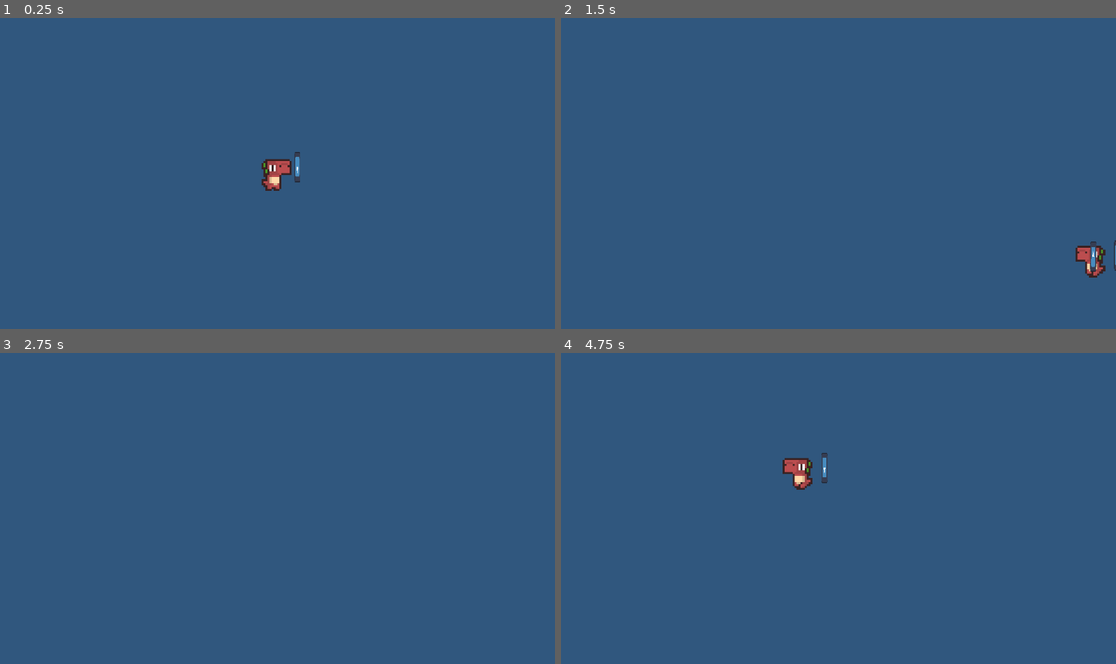
Above: before the commit, frames 1-4 (two rows, left to right).
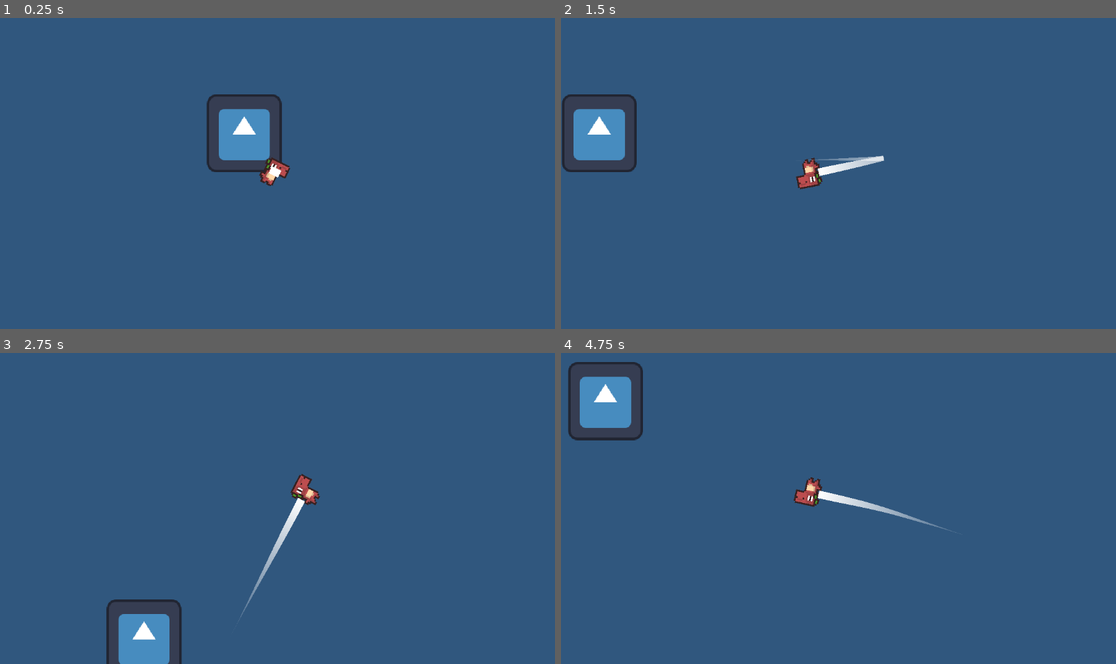
Above: after the commit, the same moments.

Repository: HazarBakir/void_blade
Game: Godot game, scene res://scenes/game_scene.tscn
Two runs of this game, one before a commit and one after it. Both use one fixed random seed, a clock stepped at 60 frames per second and the inputs below. The engine's default icon, where the game draws it, is replaced by a stand-in: a white triangle on a blue panel in a dark square.
Inputs (mouse positions are in pixels of both pictures, inside the frame that each line leads up to):
- Up to frame 1 (0.25 s): no input
- Up to frame 2 (1.5 s): move the mouse to (960, 157) at 0.52 s; hold D (move_right) 0.53-1.28 s; hold J (Attack) 0.53-1.28 s; move the mouse to (727, 189) at 1.27 s; hold Down (move_down) from 1.28 s (still down); tap J (Attack) at 1.35 s
- Up to frame 3 (2.75 s): move the mouse to (333, 440) at 2.02 s; release Down (move_down) at 2.03 s; hold D (move_right) from 2.03 s (still down); hold J (Attack) from 2.03 s (still down)
- Up to frame 4 (4.75 s): move the mouse to (810, 570) at 2.77 s; release D (move_right) at 2.78 s; release J (Attack) at 2.78 s; hold W (move_up) 2.78-3.53 s; tap J (Attack) at 2.85, 4.35 s; move the mouse to (1005, 555) at 3.52 s; hold J (Attack) 3.53-4.28 s; hold A (move_left) from 3.53 s (still down); move the mouse to (672, 461) at 4.27 s

The runs differ from the first frame. In frame 1, 3.7% of the frame differs, in the area x 37-55%, y 24-56%; in frame 2, 4.4%; in frame 3, 3.5%; in frame 4, 4.5%, in the area x 1-72%, y 2-58%.

Commit message:
feat: change player movement
trail line added to player as "tail"
player movement changed (player follows mouse)

Diff:
--- a/Scripts/Player/player_movement.gd
+++ b/Scripts/Player/player_movement.gd
@@ -1,62 +1,15 @@
 extends CharacterBody2D
 
-@export var movement_speed := 500.0
-@export var dash_force := 5000.0
-@export var dash_duration := 0.1
-@export var sword_scene: PackedScene = preload("res://Scripts/Player/sword.tscn")
-
-var can_attack := true
+var speed = 200
+var mouse_position = null
 
 func _physics_process(delta):
-	handle_movement(delta)
 
-func handle_movement(delta):
-	var input_vector = Vector2(
-		Input.get_axis("move_left", "move_right"),
-		Input.get_axis("move_up", "move_down")
-	).normalized()
+	velocity = Vector2(0, 0)
+	mouse_position = get_global_mouse_position()
 
-	if input_vector != Vector2.ZERO:
-		velocity = input_vector * movement_speed
-		%AnimatedSprite2D.play("move")
-
-		if not Input.is_action_pressed("Attack") and input_vector.x != 0:
-			$AnimatedSprite2D.flip_h = input_vector.x < 0
-	else:
-		velocity = Vector2.ZERO
-		%AnimatedSprite2D.play("idle")
+	var direction = (mouse_position - position).normalized()
+	velocity = (direction * speed)
 
 	move_and_slide()
-
-	if Input.is_action_just_pressed("Attack") and can_attack:
-		attack()
-
-func attack():
-	can_attack = false
-
-	var mouse_pos = get_global_mouse_position()
-	var mouse_direction = (mouse_pos - global_position).normalized()
-	$AnimatedSprite2D.flip_h = mouse_pos.x < global_position.x
-
-	var target_velocity = mouse_direction * dash_force
-	var timer = 0.0
-
-	while timer < dash_duration:
-		var delta = get_process_delta_time()
-		velocity = velocity.move_toward(target_velocity, 8000 * delta)
-		move_and_slide()
-		await get_tree().process_frame
-		timer += delta
-
-	# Dash sonrası durdur
-	velocity = Vector2.ZERO
-
-	# Kılıcı oluştur
-	var sword = sword_scene.instantiate()
-	get_parent().add_child(sword)
-	sword.global_position = global_position
-	sword.rotation = mouse_direction.angle()
-
-	await get_tree().create_timer(0.1).timeout
-	sword.queue_free()
-	can_attack = true
+	look_at(mouse_position)
--- /dev/null
+++ b/Scripts/trail_line.gd
@@ -0,0 +1,34 @@
+extends Line2D
+
+var previous_position: Vector2 = Vector2.ZERO
+var orb_radius: float = 0.0
+
+func _ready() -> void:
+	await get_parent().ready
+
+	if get_parent().has_method("get_texture") or get_parent().get("texture") != null:
+		var texture = get_parent().texture
+		orb_radius = texture.get_size().x / 5.0
+	elif get_parent() is Sprite2D or get_parent() is AnimatedSprite2D:
+		var texture_size = get_parent().texture.get_size() if get_parent() is Sprite2D else get_parent().sprite_frames.get_frame_texture(get_parent().animation, 0).get_size()
+		orb_radius = texture_size.x / 5.0
+	else:
+		orb_radius = 10.0
+
+	previous_position = get_parent().global_position
+
+func _process(delta: float) -> void:
+	var current_position = get_parent().global_position
+
+	if current_position != previous_position:
+		var direction = (current_position - previous_position).normalized()
+
+		if direction != Vector2.ZERO:
+			add_point(current_position - orb_radius * direction)
+		else:
+			add_point(current_position)
+
+		if points.size() > 30:
+			remove_point(0)
+
+		previous_position = current_position
--- a/project.godot
+++ b/project.godot
@@ -52,6 +52,11 @@
 "events": [Object(InputEventKey,"resource_local_to_scene":false,"resource_name":"","device":-1,"window_id":0,"alt_press …(192 unchanged characters)…
 ]
 }
+move_mouse={
+"deadzone": 0.2,
+"events": [Object(InputEventMouseButton,"resource_local_to_scene":false,"resource_name":"","device":-1,"window_id":0,"alt_pressed":false,"shift_pressed":false,"ctrl_pressed":false,"meta_pressed":false,"button_mask":0,"position":Vector2(0, 0),"global_position":Vector2(0, 0),"factor":1.0,"button_index":1,"canceled":false,"pressed":false,"double_click":false,"script":null)
+]
+}
 
 [rendering]
 
--- a/scenes/game_scene.tscn
+++ b/scenes/game_scene.tscn
@@ -1,7 +1,8 @@
-[gd_scene load_steps=3 format=3 uid="uid://pektlh5iak8r"]
+[gd_scene load_steps=4 format=3 uid="uid://pektlh5iak8r"]
 
 [ext_resource type="PackedScene" uid="uid://bvr6pjuau5noi" path="res://scenes/player.tscn" id="1_w5aja"]
 [ext_resource type="PackedScene" uid="uid://r13vl64ffkrw" path="res://Scripts/Player/sword.tscn" id="2_onqr8"]
+[ext_resource type="Texture2D" uid="uid://cbvrpblaxd16w" path="res://icon.svg" id="3_ycayy"]
 
 [node name="game_scene" type="Node2D"]
 
@@ -9,8 +10,21 @@
 position = Vector2(-2, 0)
 motion_mode = 1
 
+[node name="Camera2D" type="Camera2D" parent="player"]
+zoom = Vector2(3.45, 3.45)
+drag_horizontal_enabled = true
+drag_vertical_enabled = true
+drag_left_margin = 0.1
+drag_top_margin = 0.1
+drag_right_margin = 0.1
+drag_bottom_margin = 0.1
+
 [node name="sword" parent="player" instance=ExtResource("2_onqr8")]
+visible = false
 position = Vector2(12, -3)
 
-[node name="Camera2D" type="Camera2D" parent="."]
-zoom = Vector2(4.135, 4.135)
+[node name="Icon" type="Sprite2D" parent="."]
+z_index = -1
+position = Vector2(-22, -24)
+scale = Vector2(0.351563, 0.367188)
+texture = ExtResource("3_ycayy")
--- a/scenes/player.tscn
+++ b/scenes/player.tscn
@@ -1,8 +1,8 @@
-[gd_scene load_steps=16 format=3 uid="uid://bvr6pjuau5noi"]
+[gd_scene load_steps=18 format=3 uid="uid://bvr6pjuau5noi"]
 
 [ext_resource type="Texture2D" uid="uid://d4cwudjr1d7k4" path="res://Sprites/DinoSprites - mort.png" id="1_3vyb7"]
 [ext_resource type="Script" uid="uid://ci83gs3bkbyh4" path="res://Scripts/Player/player_movement.gd" id="1_qhqgy"]
-[ext_resource type="Script" uid="uid://tfvwmqsmfiwn" path="res://Scripts/Player/player_stats.gd" id="2_g2els"]
+[ext_resource type="Script" uid="uid://b13u0ty16kbto" path="res://Scripts/trail_line.gd" id="4_dqkch"]
 
 [sub_resource type="AtlasTexture" id="AtlasTexture_g2els"]
 atlas = ExtResource("1_3vyb7")
@@ -87,21 +87,35 @@
 "speed": 13.0
 }]
 
+[sub_resource type="Curve" id="Curve_qhqgy"]
+_data = [Vector2(0, 0), 0.0, 0.0, 0, 0, Vector2(1, 1), 0.0, 0.0, 0, 0]
+point_count = 2
+
+[sub_resource type="Gradient" id="Gradient_qhqgy"]
+colors = PackedColorArray(1, 1, 1, 0, 1, 1, 1, 1)
+
 [sub_resource type="CapsuleShape2D" id="CapsuleShape2D_d2wvv"]
 radius = 7.0
 height = 18.0
 
 [node name="player" type="CharacterBody2D"]
 script = ExtResource("1_qhqgy")
-movement_speed = 150.0
 
 [node name="AnimatedSprite2D" type="AnimatedSprite2D" parent="."]
 unique_name_in_owner = true
 sprite_frames = SubResource("SpriteFrames_u8vuu")
 animation = &"move"
 autoplay = "idle"
-script = ExtResource("2_g2els")
+
+[node name="Line2D" type="Line2D" parent="AnimatedSprite2D"]
+show_behind_parent = true
+top_level = true
+width = 4.625
+width_curve = SubResource("Curve_qhqgy")
+gradient = SubResource("Gradient_qhqgy")
+script = ExtResource("4_dqkch")
 
 [node name="CollisionShape2D" type="CollisionShape2D" parent="."]
+visible = false
 position = Vector2(1, 0)
 shape = SubResource("CapsuleShape2D_d2wvv")
Not shown, added: Scripts/trail_line.gd.uid
